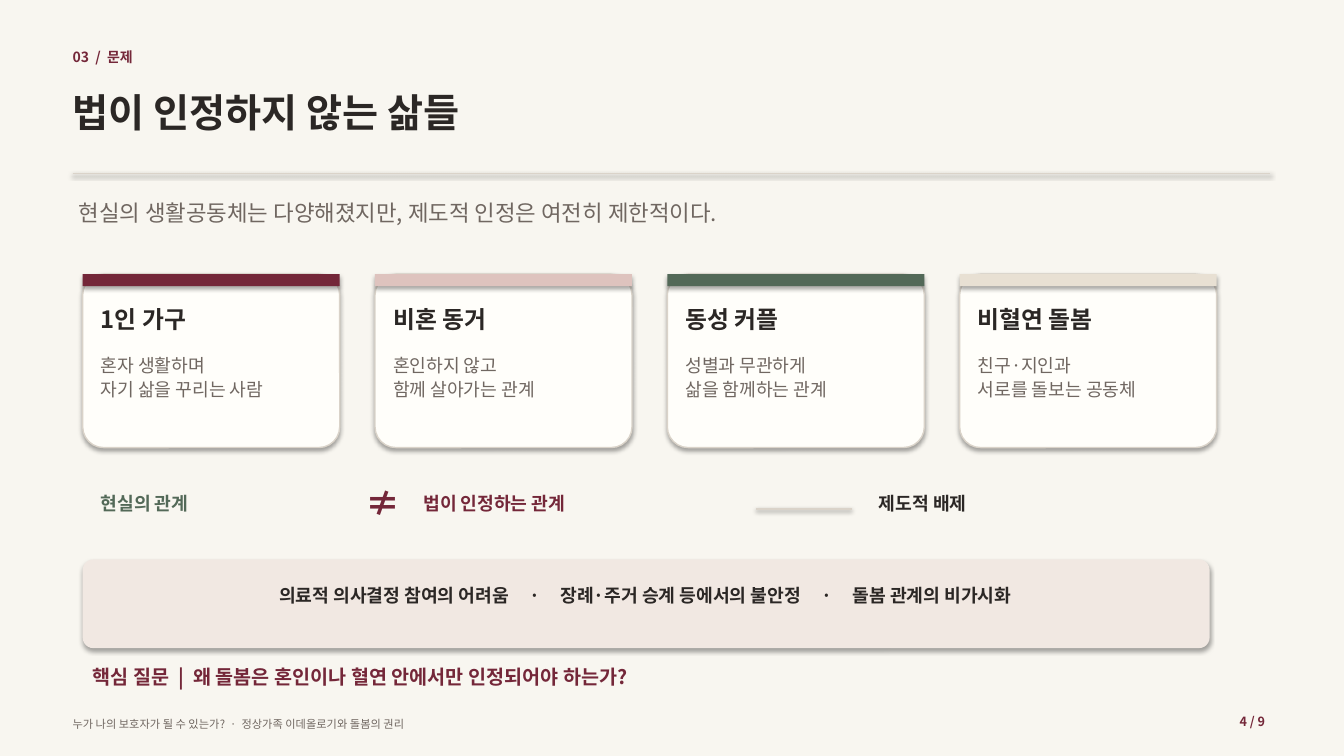
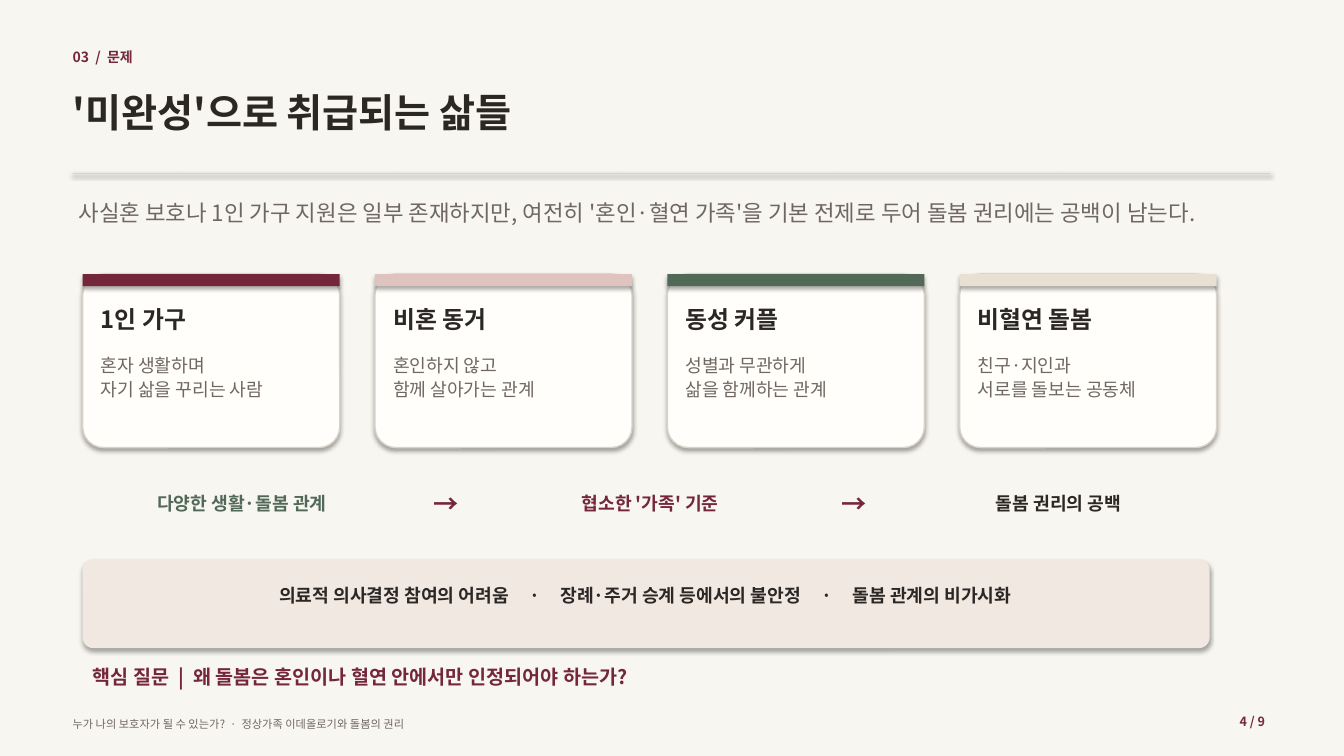
Before and after one commit to metapokim/tapo-archive, a slide deck: slide 4 of files/gender_guardian_presentation_20261203.pptx. Drawn at 1344x756 pixels with LibreOffice and Linux fonts; fonts in the diff are those of the drawing. Boxes give left, top, right and bottom in pixels: in the first picture for what was removed or moved away, otherwise in the second. Text is boxed around its words. In the diff, an @@ line names an element or a change of style, - is before the commit and + after.

Commit message:
📊 기말 발표자료 4번(03 / 문제) 문구·도식 수정: '미완성'으로 취급되는 삶들 + 사실혼·1인가구 보호 인정하는 부제, 도식을 '협소한 가족 기준 → 돌봄 권리의 공백' 흐름으로 — PDF 9p·PPTX 9장 교체

```diff
--- a/files/gender_guardian_presentation_20261203.pptx
+++ b/files/gender_guardian_presentation_20261203.pptx
@@ text at box(73, 94, 512, 131): text changed @@
-법이 인정하지 않는 삶들
+'미완성'으로 취급되는 삶들
@@ text at box(79, 202, 1195, 225): text changed @@
-현실의 생활공동체는 다양해졌지만, 제도적 인정은 여전히 제한적이다.
+사실혼 보호나 1인 가구 지원은 일부 존재하지만, 여전히 '혼인·혈연 가족'을 기본 전제로 두어 돌봄 권리에는 공백이 남는다.
@@ text at box(157, 494, 326, 512): text changed @@
-현실의 관계
+다양한 생활·돌봄 관계
@@ text at box(418, 488, 474, 524): text changed; size 25 to 18 pt @@
-≠
+→
@@ text at box(582, 494, 718, 512): text changed @@
-법이 인정하는 관계
+협소한 '가족' 기준
@@ line removed from (756, 509) to (852, 509) @@
@@ text added at box(827, 488, 882, 524), 18 pt, text #742739, bold @@
+→
@@ text at box(996, 494, 1121, 512): text changed @@
-제도적 배제
+돌봄 권리의 공백
```
Also in this commit, not shown: 1 other file.
